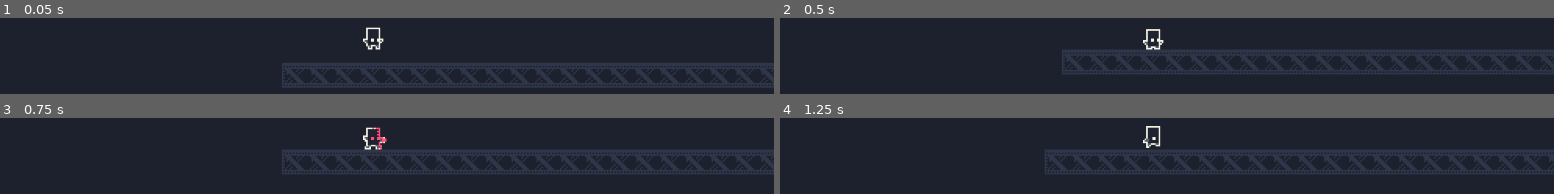
Above: before the commit, frames 1-4 (two rows, left to right).
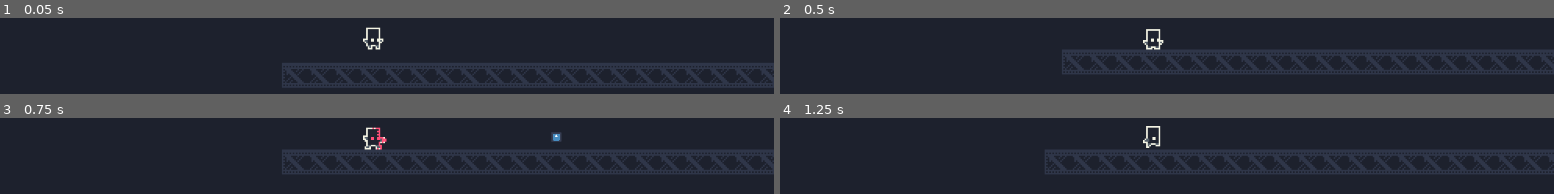
Above: after the commit, the same moments.

Repository: mhoogcarspel/charge_kid
Game: Godot game, scene res://levels/TestingChambers.tscn
Two runs of this game, one before a commit and one after it. Both use one fixed random seed, a clock stepped at 60 frames per second and the inputs below. The project has no main scene, so this scene is started directly. The engine's default icon, where the game draws it, is replaced by a stand-in: a white triangle on a blue panel in a dark square.
Inputs:
- Up to frame 1 (0.05 s): no input
- Up to frame 2 (0.5 s): no input
- Up to frame 3 (0.75 s): tap Enter at 0.5 s; hold Right (ui_right) from 0.53 s (still down); tap X (ui_shoot) at 0.6 s
- Up to frame 4 (1.25 s): keep holding Right (ui_right)

Frames 1-2 are identical in both runs. In frame 3, 0.2% of the frame differs, in the area x 71-73%, y 18-32%; in frame 4, nothing differs.

Commit message:
ADD bullet logic and actor

Diff:
--- a/actors/Player/Player.gd
+++ b/actors/Player/Player.gd
@@ -1,4 +1,6 @@
 extends KinematicBody2D
+
+export(PackedScene) var bullet
 
 export(float) var gravity_acceleration
 export(float) var max_fall_speed
@@ -6,9 +8,10 @@
 export(float) var horizontal_max_speed
 
 export(int) var number_of_jumps
-export(float) var coyote_jump_timer
 export(float) var jump_velocity
 export(float) var jump_control
+
+export(float) var shoot_offset
 
 var velocity := Vector2()
 
@@ -77,6 +80,10 @@
 
 func shoot() -> void:
 	if Input.is_action_just_pressed("ui_shoot") && can_shoot:
+		var bullet_instance = bullet.instance()
+		bullet_instance.direction = Vector2(facing, 0)
+		bullet_instance.position = self.position + Vector2(facing*shoot_offset, 0)
+		get_parent().add_child(bullet_instance)
 		print("Shooterino MAH FRIEND")
 		is_shooting = true
 		can_shoot = false
--- a/actors/Player/Player.tscn
+++ b/actors/Player/Player.tscn
@@ -1,8 +1,9 @@
-[gd_scene load_steps=10 format=2]
+[gd_scene load_steps=11 format=2]
 
 [ext_resource path="res://actors/Player/Player.gd" type="Script" id=1]
-[ext_resource path="res://assets/industrial.v2.png" type="Texture" id=2]
-[ext_resource path="res://actors/Player/PlayerSprite.gd" type="Script" id=3]
+[ext_resource path="res://actors/TheUniqueBullet/Bullet.tscn" type="PackedScene" id=2]
+[ext_resource path="res://assets/industrial.v2.png" type="Texture" id=3]
+[ext_resource path="res://actors/Player/PlayerSprite.gd" type="Script" id=4]
 
 [sub_resource type="RectangleShape2D" id=1]
 extents = Vector2( 4.57833, 6.06252 )
@@ -89,17 +90,16 @@
 "player",
 ]]
 script = ExtResource( 1 )
+bullet = ExtResource( 2 )
 
 [node name="PlayerSprite" type="Sprite" parent="."]
-texture = ExtResource( 2 )
+texture = ExtResource( 3 )
 vframes = 4
 hframes = 8
 frame = 12
 region_enabled = true
 region_rect = Rect2( 0, 256, 128, 64 )
-script = ExtResource( 3 )
-
-[node name="CoyoteTimer" type="Timer" parent="."]
+script = ExtResource( 4 )
 
 [node name="PlayerCamera" type="Camera2D" parent="."]
 current = true
@@ -115,4 +115,3 @@
 anims/Interacting = SubResource( 4 )
 anims/Shooting = SubResource( 5 )
 anims/Walking = SubResource( 6 )
-[connection signal="timeout" from="CoyoteTimer" to="." method="_on_CoyoteTimer_timeout"]
--- a/actors/TheUniqueBullet/Bullet.gd
+++ b/actors/TheUniqueBullet/Bullet.gd
@@ -1,4 +1,12 @@
 extends Area2D
 
-func move(direction: Vector2):
+export(float) var bullet_velocity
+
+onready var direction: Vector2
+
+func _physics_process(delta):
+	move(direction, delta)
+
+func move(direction: Vector2, delta:float):
+	self.position += bullet_velocity*direction*delta
 	pass
--- a/actors/TheUniqueBullet/Bullet.tscn
+++ b/actors/TheUniqueBullet/Bullet.tscn
@@ -8,9 +8,11 @@
 
 [node name="Bullet" type="Area2D"]
 script = ExtResource( 1 )
+bullet_velocity = 1000.0
 
 [node name="CollisionShape2D" type="CollisionShape2D" parent="."]
 shape = SubResource( 1 )
+disabled = true
 
 [node name="BulletSprite" type="Sprite" parent="."]
 scale = Vector2( 0.1, 0.1 )
